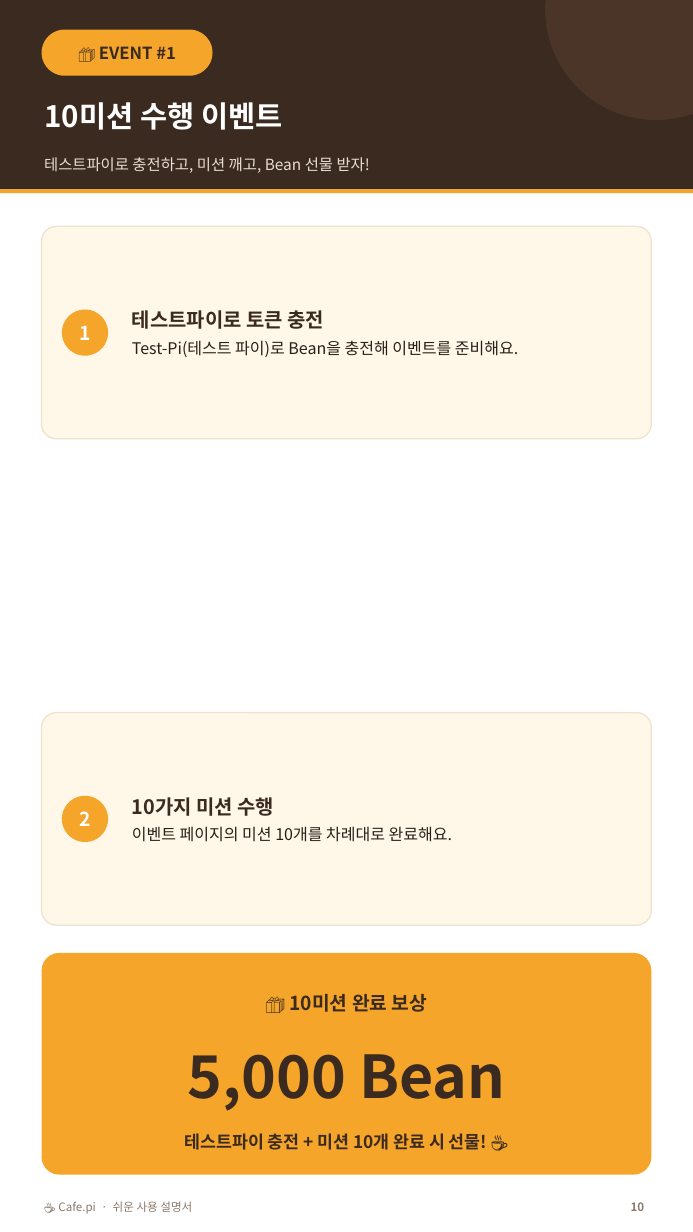
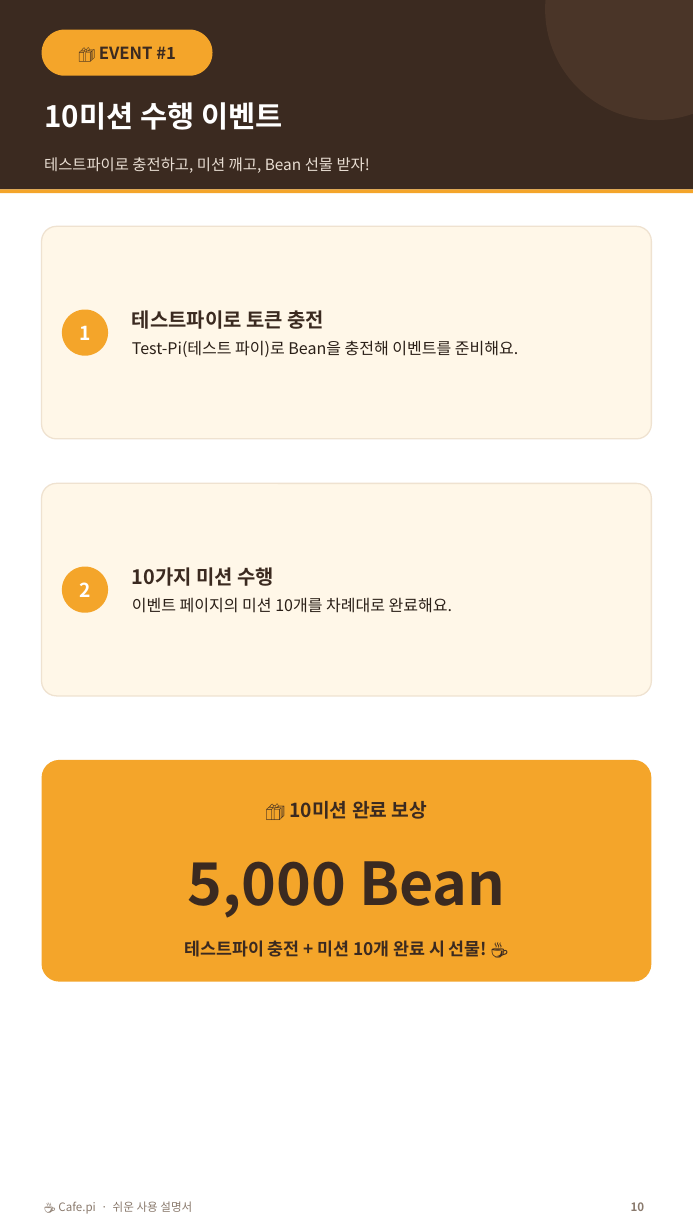
Before and after one commit to anakinwon/loginpi, a slide deck: slide 10 of docs/Cafe.pi_쉬운_사용자매뉴얼_세로.pptx. Drawn at 693x1232 pixels with LibreOffice and Linux fonts; fonts in the diff are those of the drawing. Boxes give left, top, right and bottom in pixels: in the first picture for what was removed or moved away, otherwise in the second. Text is boxed around its words. In the diff, an @@ line names an element or a change of style, - is before the commit and + after.

```diff
--- a/docs/Cafe.pi_쉬운_사용자매뉴얼_세로.pptx
+++ b/docs/Cafe.pi_쉬운_사용자매뉴얼_세로.pptx
@@ 2 texts, 1 rounded rectangle, 1 ellipse: place and size @@
-2 texts, 1 rounded rectangle, 1 ellipse at box(42, 712, 651, 925)
+2 texts, 1 rounded rectangle, 1 ellipse at box(42, 483, 651, 696)
@@ 3 texts, 1 rounded rectangle: place and size @@
-3 texts, 1 rounded rectangle at box(42, 953, 651, 1174)
+3 texts, 1 rounded rectangle at box(42, 760, 651, 981)
```
Also in this commit, not shown: 2 other slides changed, 11 other files.
